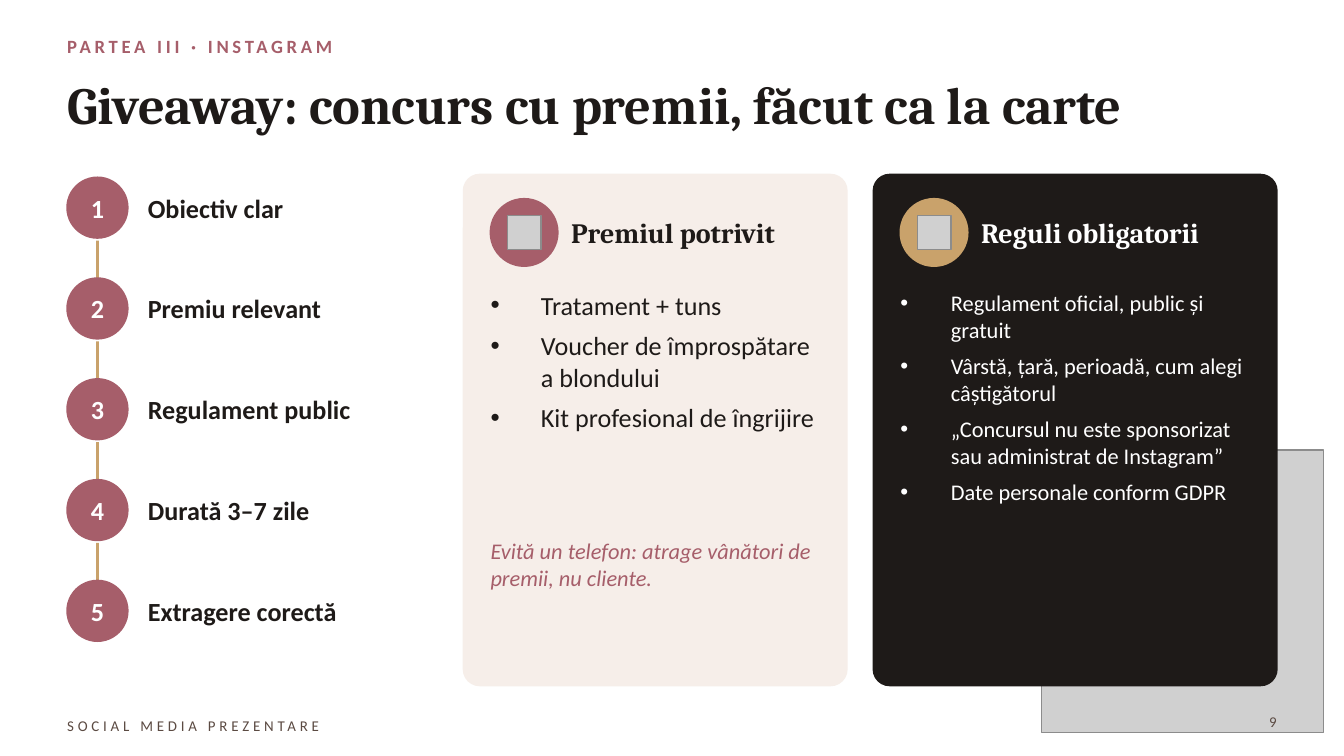
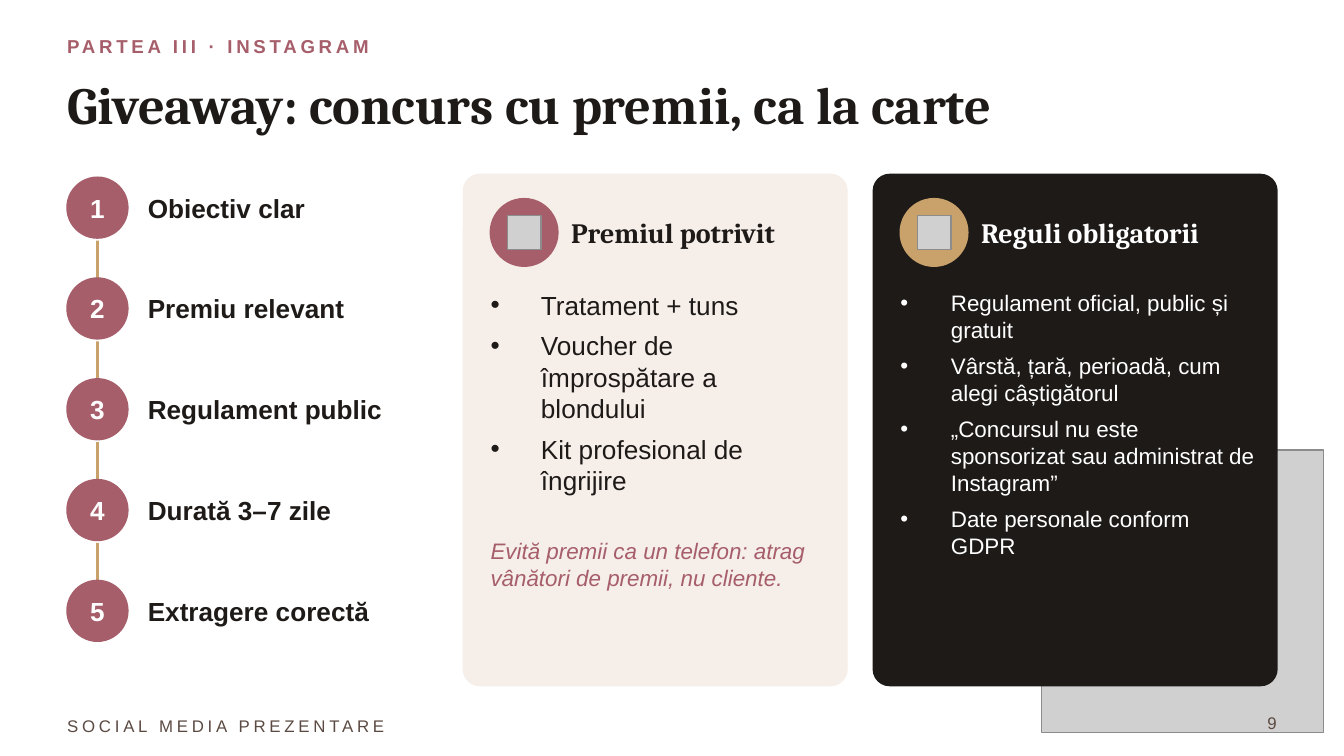
Before and after one commit to dianaavram2014/Blonde-ambition, a slide deck: slide 9 of SOCIAL_MEDIA_PREZENTARE.pptx. Drawn at 1344x756 pixels with LibreOffice and Linux fonts; fonts in the diff are those of the drawing; grey boxes stand for pictures. Boxes give left, top, right and bottom in pixels: in the first picture for what was removed or moved away, otherwise in the second. Text is boxed around its words. In the diff, an @@ line names an element or a change of style, - is before the commit and + after.

```diff
--- a/SOCIAL_MEDIA_PREZENTARE.pptx
+++ b/SOCIAL_MEDIA_PREZENTARE.pptx
@@ title at [67, 87, 991, 136]: text changed @@
-Giveaway: concurs cu premii, făcut ca la carte
+Giveaway: concurs cu premii, ca la carte
@@ font Calibri to Arial in 12 elements at [67, 30, 1008, 63], [90, 200, 105, 218], [148, 199, 305, 219], [90, 300, 105, 318], [148, 299, 344, 319], [90, 401, 105, 420], [148, 400, 382, 425], [148, 500, 331, 521], [90, 603, 105, 621], [148, 601, 369, 627], [541, 297, 743, 496], [951, 294, 1254, 555] @@
@@ text at [491, 542, 805, 591]: text changed; font Calibri to Arial @@
-Evită un telefon: atrage vânători de premii, nu cliente.
+Evită premii ca un telefon: atrag vânători de premii, nu cliente.
@@ text "SOCIAL MEDIA PREZENTARE" at [67, 712, 605, 739]: size 8 to 9 pt, font Calibri to Arial @@
@@ page number at [1267, 717, 1276, 733]: size 8 to 9 pt, font Calibri to Arial @@
```
Also in this commit, not shown: 19 other slides changed, 1 other file.
